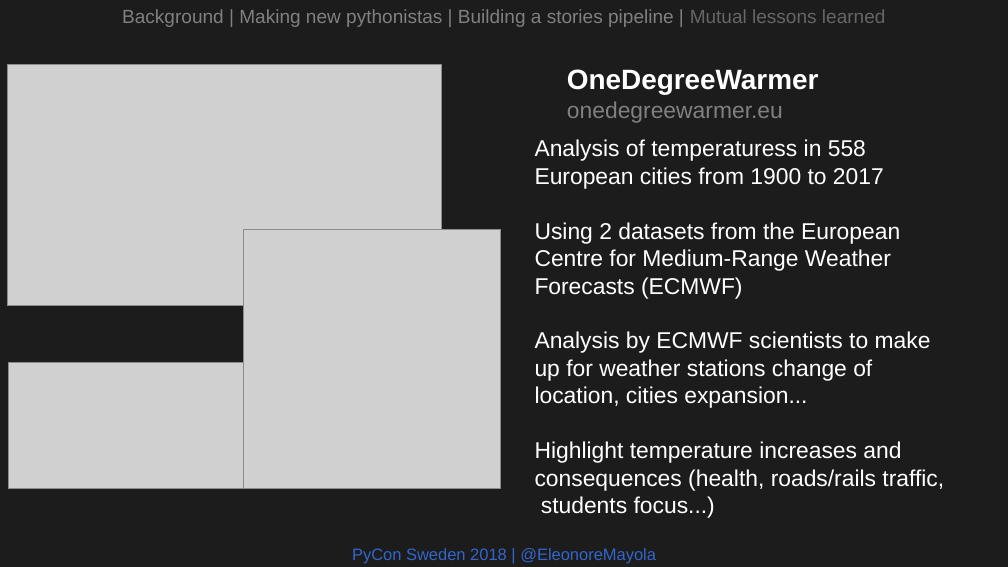
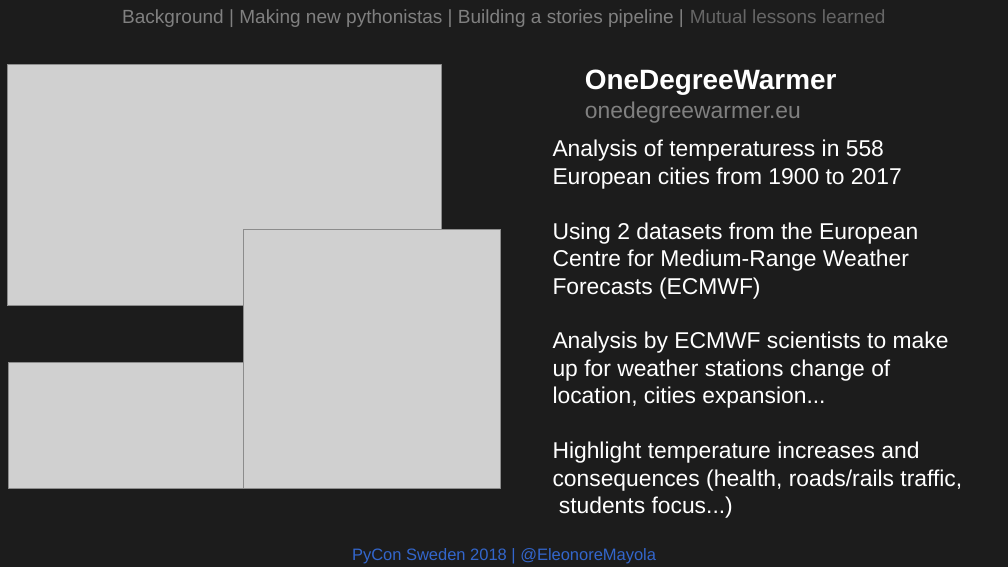
Before and after one commit to Eleonore9/-pyconse18, a slide deck: slide 19 of pyconse2018.odp. Drawn at 1008x567 pixels with LibreOffice and Linux fonts; fonts in the diff are those of the drawing; grey boxes stand for pictures. Boxes give left, top, right and bottom in pixels: in the first picture for what was removed or moved away, otherwise in the second. Text is boxed around its words. In the diff, an @@ line names an element or a change of style, - is before the commit and + after.

Commit message:
done one degree warmer slides

```diff
--- a/pyconse2018.odp
+++ b/pyconse2018.odp
@@ text "OneDegreeWarmer": place and size @@
-text "OneDegreeWarmer" at (567, 69, 818, 123)
+text "OneDegreeWarmer" at (585, 69, 836, 123)
@@ text "Analysis of temperaturess in 558 ...": place and size @@
-text "Analysis of temperaturess in 558 ..." at (535, 139, 944, 518)
+text "Analysis of temperaturess in 558 ..." at (553, 139, 962, 518)
```
Also in this commit, not shown: 3 other slides changed, 1 slide added.
